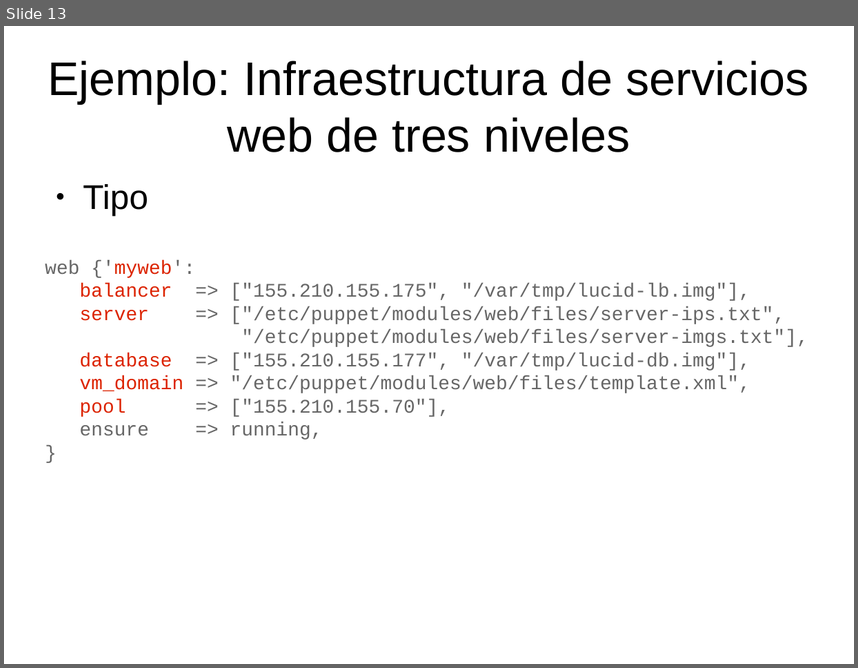
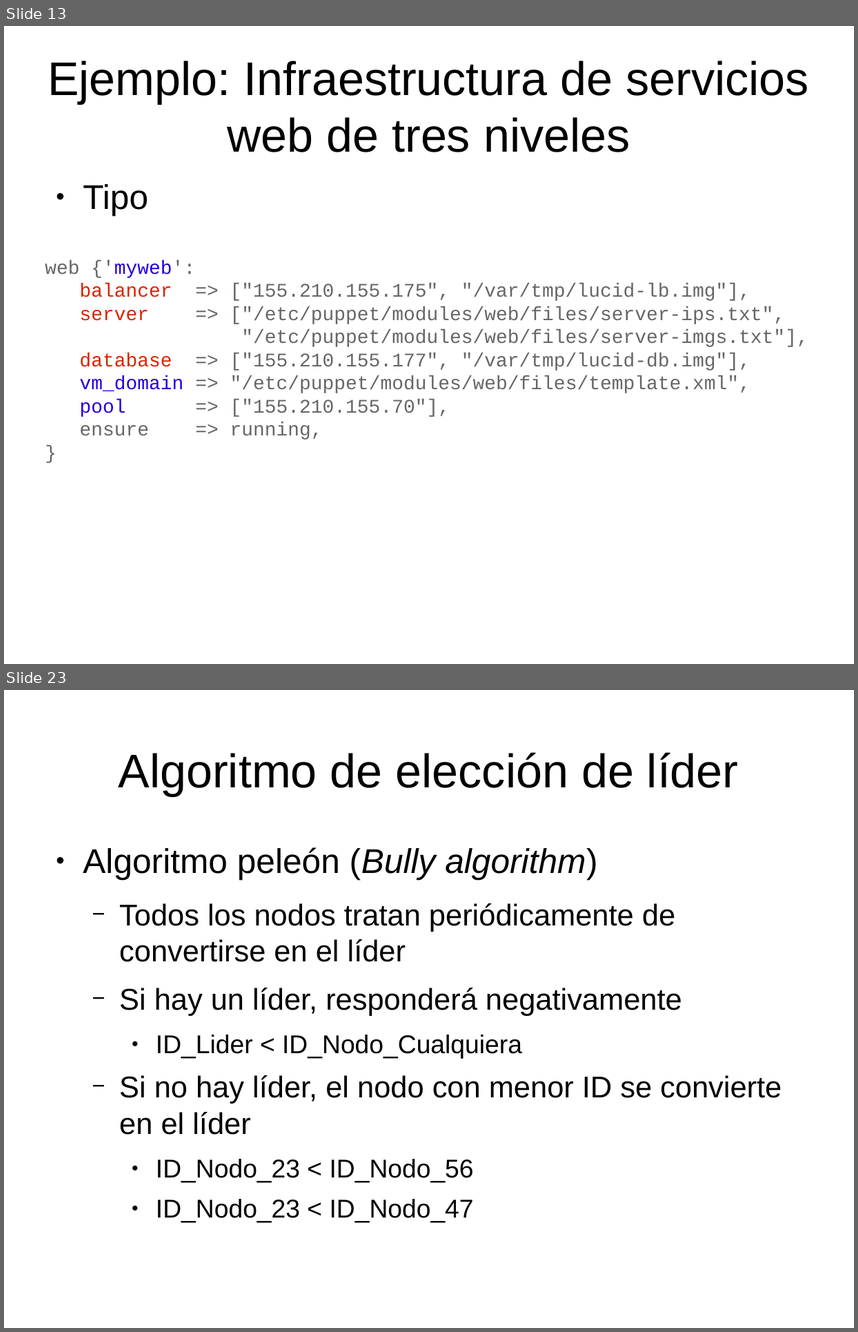
Before and after one commit to dcere/pfc, a slide deck: adm/presentacion/presentacion.odp. Shown one above the other, each under a label of ours: slide 13 before the commit, slides 13 and 23 after it; the slides between them are not shown. The pictures are 858x668 and 858x1332 pixels, drawn with LibreOffice and Linux fonts; fonts in the diff are those of the drawing. Boxes give left, top, right and bottom in pixels: in the first picture for what was removed or moved away, otherwise in the second. Text is boxed around its words. In the diff, an @@ line names an element or a change of style, - is before the commit and + after.

```diff
--- a/adm/presentacion/presentacion.odp
+++ b/adm/presentacion/presentacion.odp
@@ slide 23 added at <box>4,690,854,1328</box>, background #FFFFFF @@
@@ title added at <box>119,752,739,796</box>, 44 pt, text #000000 @@
+Algoritmo de elección de líder
@@ text added at <box>83,847,782,1223</box>, 28 pt, text #000000 @@
+● Algoritmo peleón (Bully algorithm)
+  − Todos los nodos tratan periódicamente de convertirse en el líder
+  − Si hay un líder, responderá negativamente
+    ● ID_Lider < ID_Nodo_Cualquiera
+  − Si no hay líder, el nodo con menor ID se convierte en el líder
+    ● ID_Nodo_23 < ID_Nodo_56
+    ● ID_Nodo_23 < ID_Nodo_47
@@ slide 13 changed as well @@
@@ text at <box>45,260,751,417</box>: text colour #DC2300 to #2300DC in "{'myweb':", "vm_domain", "pool" @@
```
Also in this commit, not shown: 6 other slides changed, 9 other slides added, 1 slide removed, 2 other files.
